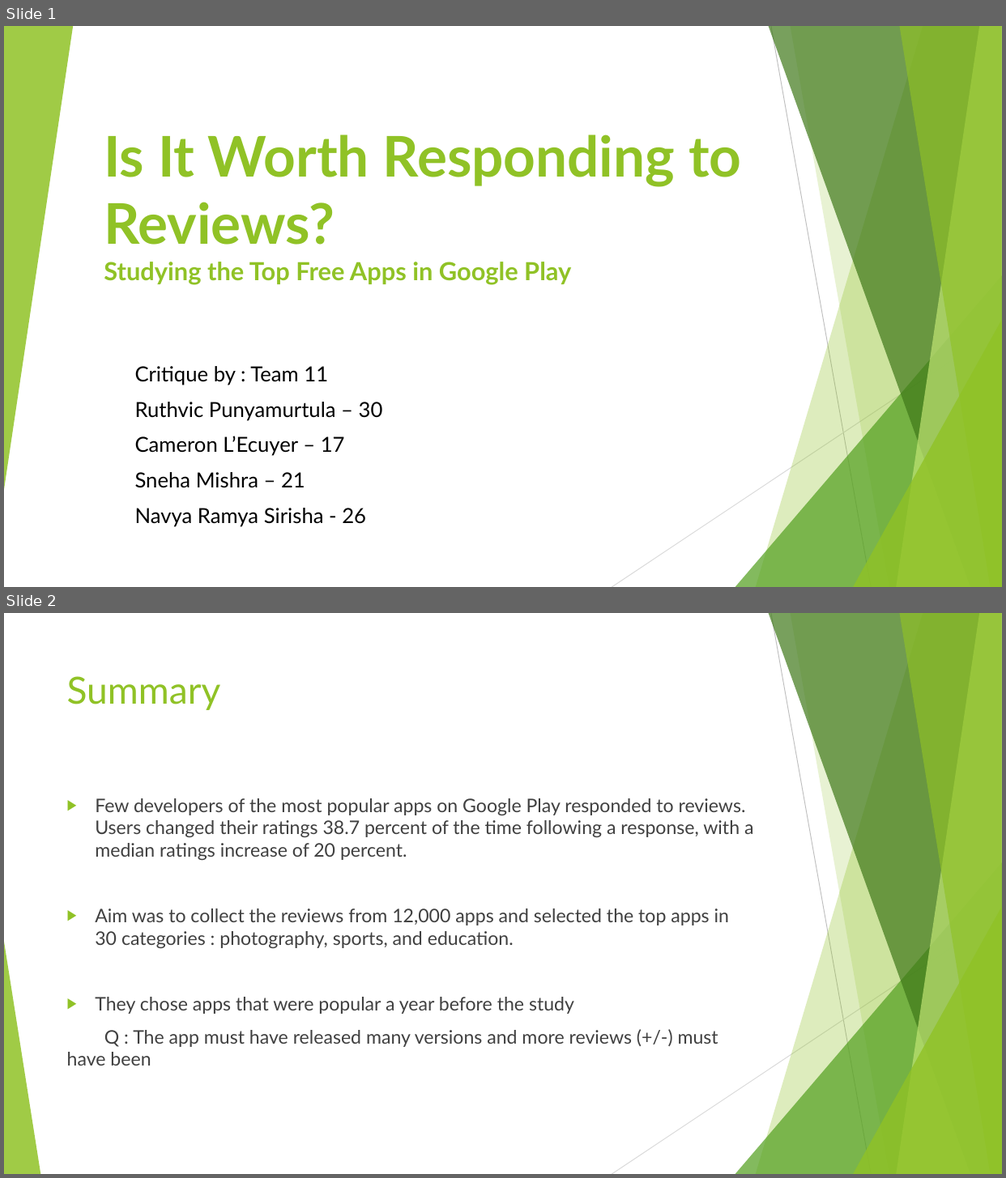
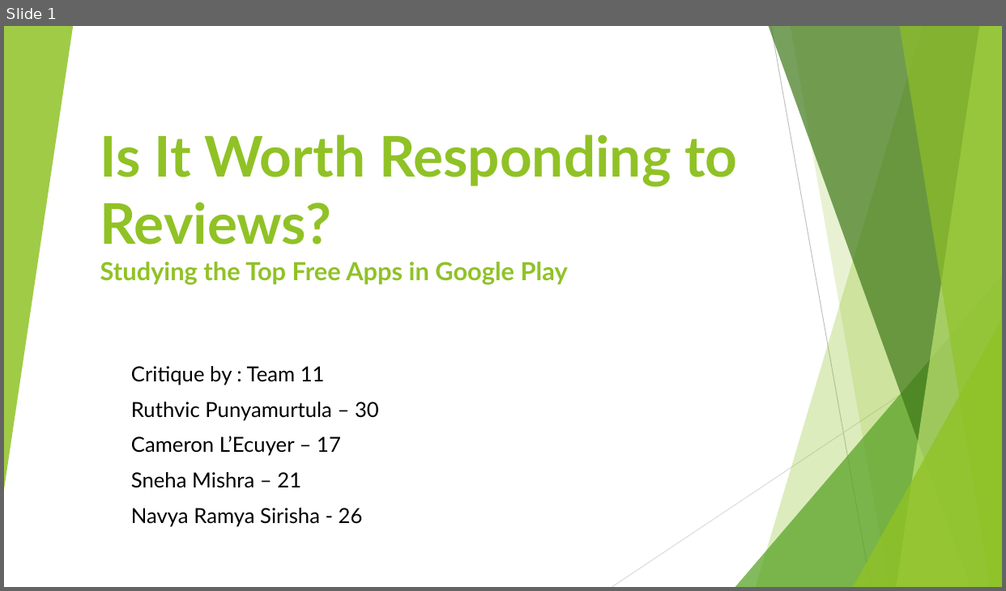
Before and after one commit to Ruthvicp/CS5551_Team_11_Project, a slide deck: Documentation/Critique/Critique.pptx. Shown one above the other, each under a label of ours: slides 1 and 2 before the commit, slide 1 after it. The pictures are 1006x1178 and 1006x591 pixels, drawn with LibreOffice and Linux fonts; fonts in the diff are those of the drawing. Boxes give left, top, right and bottom in pixels: in the first picture for what was removed or moved away, otherwise in the second. Text is boxed around its words. In the diff, an @@ line names an element or a change of style, - is before the commit and + after.

Commit message:
critique ppt question

```diff
--- a/Documentation/Critique/Critique.pptx
+++ b/Documentation/Critique/Critique.pptx
@@ slide 2 removed at (x1=4, y1=613, x2=1002, y2=1174), background #FFFFFF; not listed: 9 template elements that a slide beside it also shows @@
@@ title removed at (x1=67, y1=676, x2=221, y2=710) @@
-Summary
@@ text removed at (x1=67, y1=798, x2=753, y2=1066) @@
-▶ Few developers of the most popular apps on Google Play responded to reviews. Users changed their ratings 38.7 percent of the time following a response, with a median ratings increase of 20 percent.
-▶ Aim was to collect the reviews from 12,000 apps and selected the top apps in 30 categories : photography, sports, and education.
-▶ They chose apps that were popular a year before the study
-Q : The app must have released many versions and more reviews (+/-) must have been
@@ triangle removed at (x1=4, y1=942, x2=40, y2=1174) @@
@@ slide 1 changed as well @@
@@ title "Is It Worth Responding to ..." moved from (x1=104, y1=135, x2=741, y2=285) to (x1=100, y1=135, x2=737, y2=285) @@
@@ subtitle "Critique by : Team 11" moved from (x1=135, y1=366, x2=383, y2=527) to (x1=131, y1=366, x2=379, y2=527) @@
```
Also in this commit, not shown: 5 slides added, 1 other slide removed.
